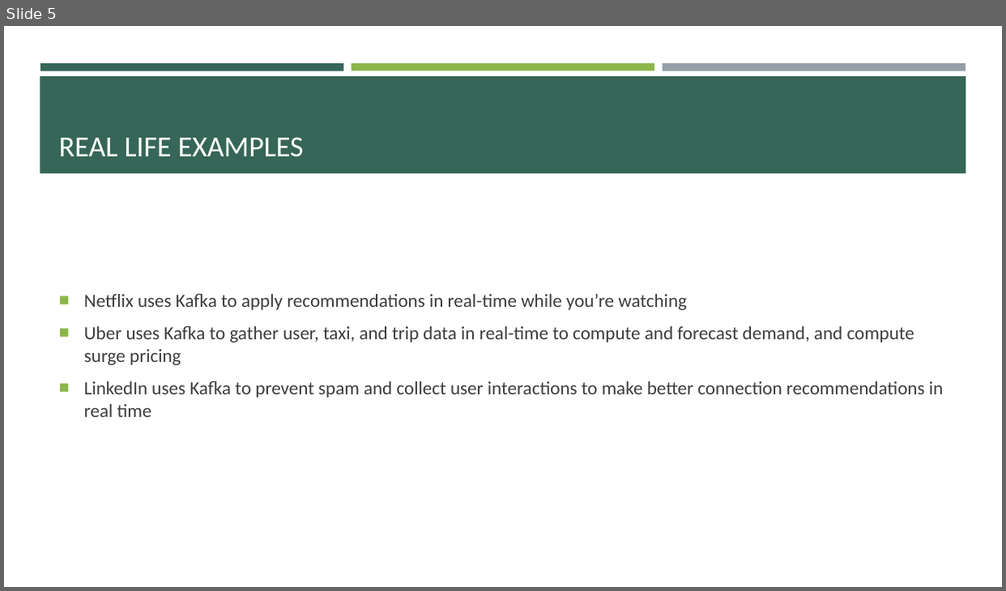
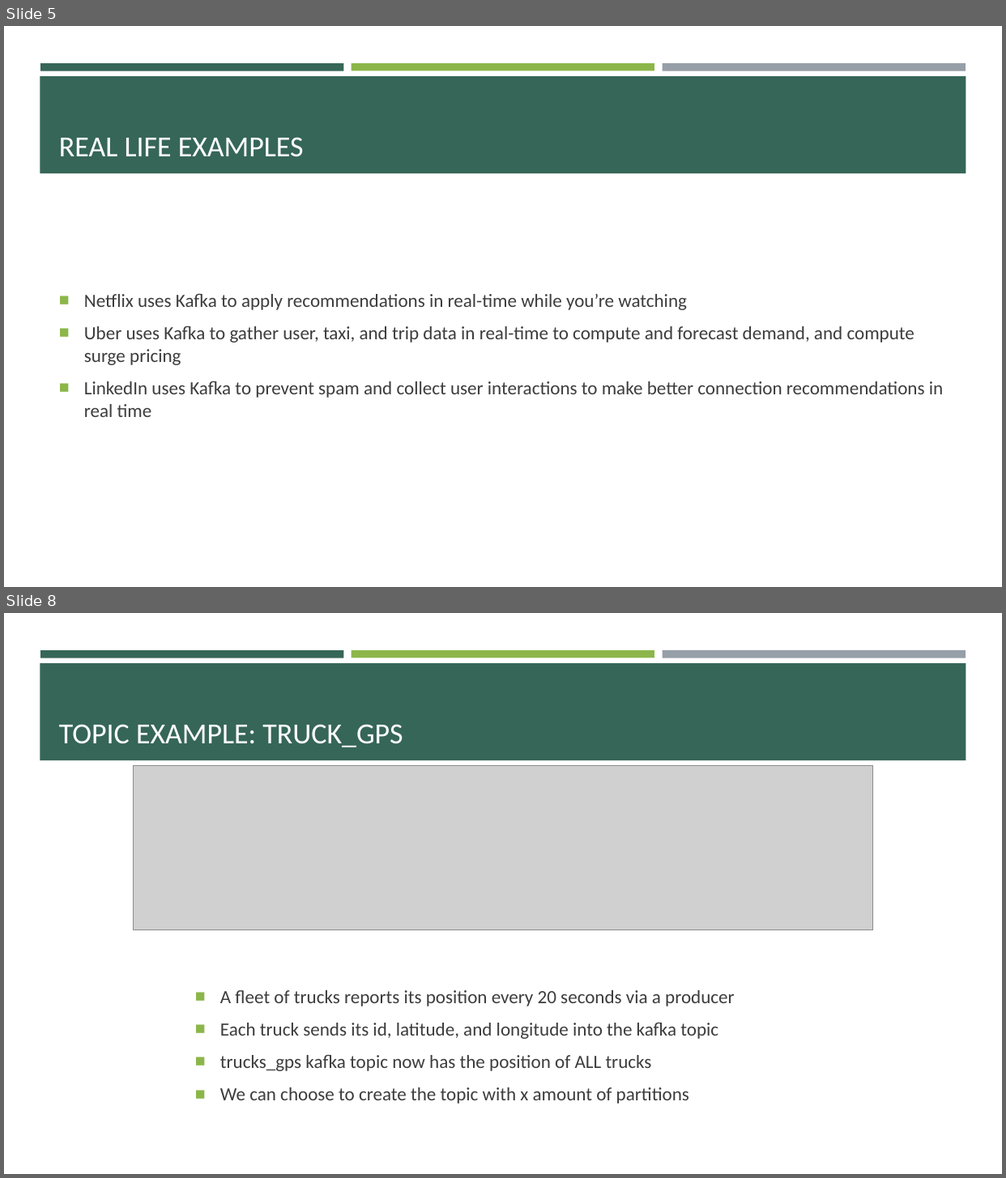
Before and after one commit to e-m-wilson/data_engineering, a slide deck: kafka/Kafka.pptx. Shown one above the other, each under a label of ours: slide 5 before the commit, slides 5 and 8 after it; the slides between them are not shown. The pictures are 1006x591 and 1006x1178 pixels, drawn with LibreOffice and Linux fonts; fonts in the diff are those of the drawing; grey boxes stand for pictures. Boxes give left, top, right and bottom in pixels: in the first picture for what was removed or moved away, otherwise in the second. Text is boxed around its words. In the diff, an @@ line names an element or a change of style, - is before the commit and + after.

```diff
--- a/kafka/Kafka.pptx
+++ b/kafka/Kafka.pptx
@@ slide 8 added at (x1=4, y1=613, x2=1002, y2=1174), background #FFFFFF; not listed: 4 template elements that a slide beside it also shows @@
@@ title added at (x1=59, y1=724, x2=403, y2=747), 28 pt, text #FFFFFF @@
+TOPIC EXAMPLE: TRUCK_GPS
@@ picture added at (x1=133, y1=766, x2=873, y2=931) @@
@@ text added at (x1=220, y1=990, x2=734, y2=1104), 18 pt, text #3D3D3D @@
+■ A fleet of trucks reports its position every 20 seconds via a producer
+■ Each truck sends its id, latitude, and longitude into the kafka topic
+■ trucks_gps kafka topic now has the position of ALL trucks
+■ We can choose to create the topic with x amount of partitions
```
Also in this commit, not shown: 32 other slides added, 2 other files.
